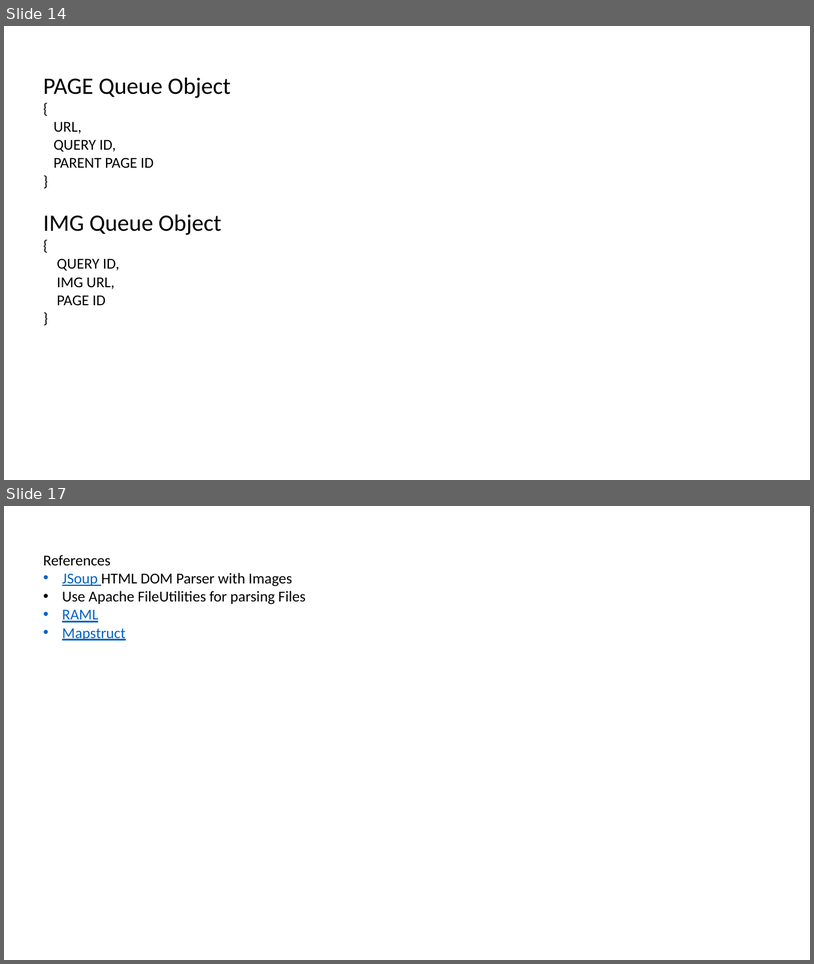
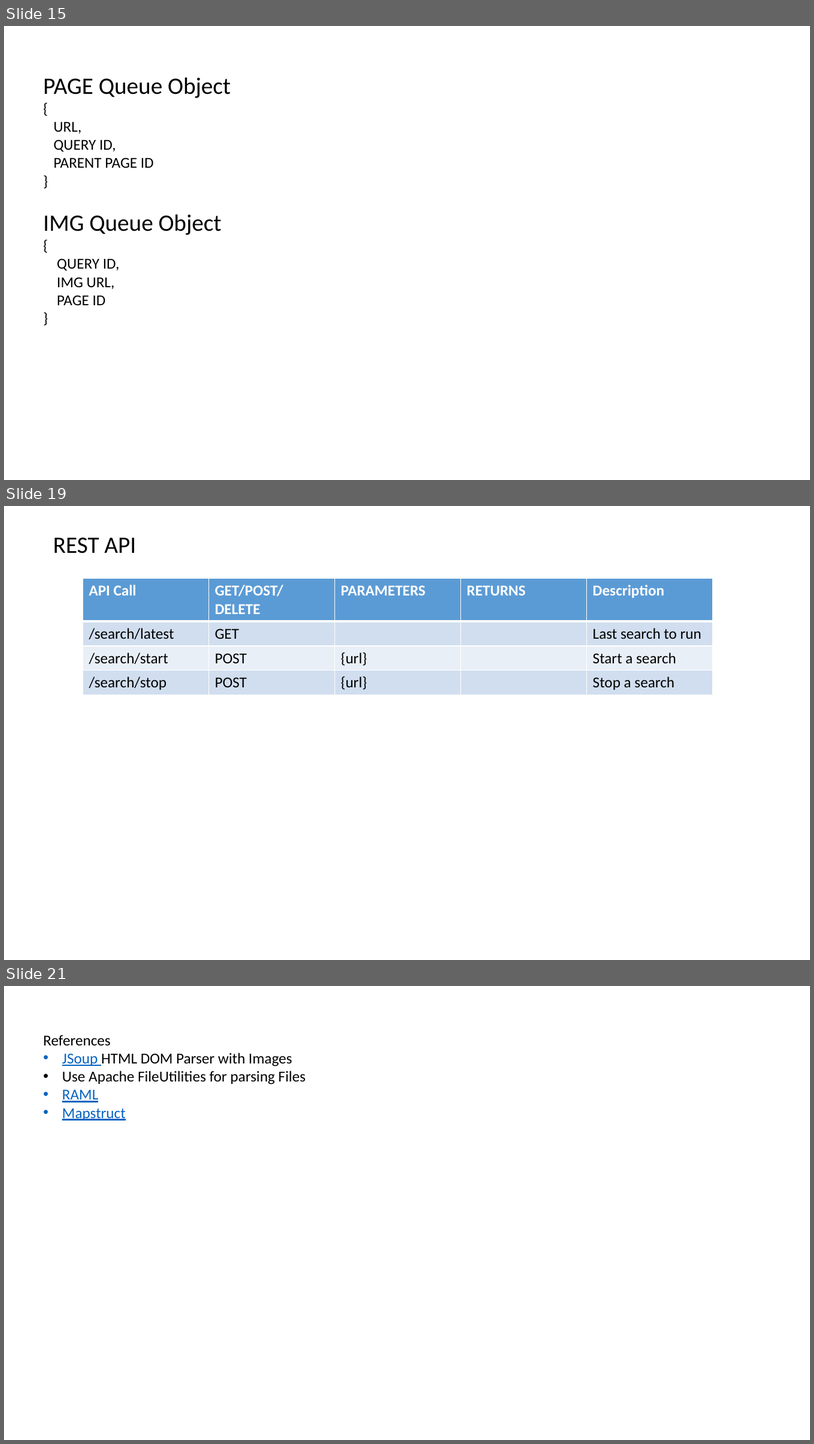
Before and after one commit to datim/squid, a slide deck: docs/design.pptx. Shown one above the other, each under a label of ours: slides 14 and 17 before the commit, slides 15, 19 and 21 after it; the slides between them are not shown. The pictures are 814x964 and 814x1444 pixels, drawn with LibreOffice and Linux fonts; fonts in the diff are those of the drawing. Boxes give left, top, right and bottom in pixels: in the first picture for what was removed or moved away, otherwise in the second. Text is boxed around its words. In the diff, an @@ line names an element or a change of style, - is before the commit and + after.

Commit message:
Add search for images, job status management checks and APIIs, and query management APIs

```diff
--- a/docs/design.pptx
+++ b/docs/design.pptx
@@ slide 19 added at (4, 506, 810, 960), background #FFFFFF @@
@@ text added at (53, 537, 136, 553), 28 pt, text #000000 @@
+REST API
@@ table added at (83, 579, 712, 692), 4 rows, 5 columns @@
+API Call | GET/POST/DELETE | PARAMETERS | RETURNS | Description
+/search/latest | GET |  |  | Last search to run
+/search/start | POST | {url} |  | Start a search
+/search/stop | POST | {url} |  | Stop a search
@@ what was slide 14 is now slide 15 @@
@@ what was slide 17 is now slide 21 @@
```
Also in this commit, not shown: 9 slides changed, 3 other slides added, 31 other files.
